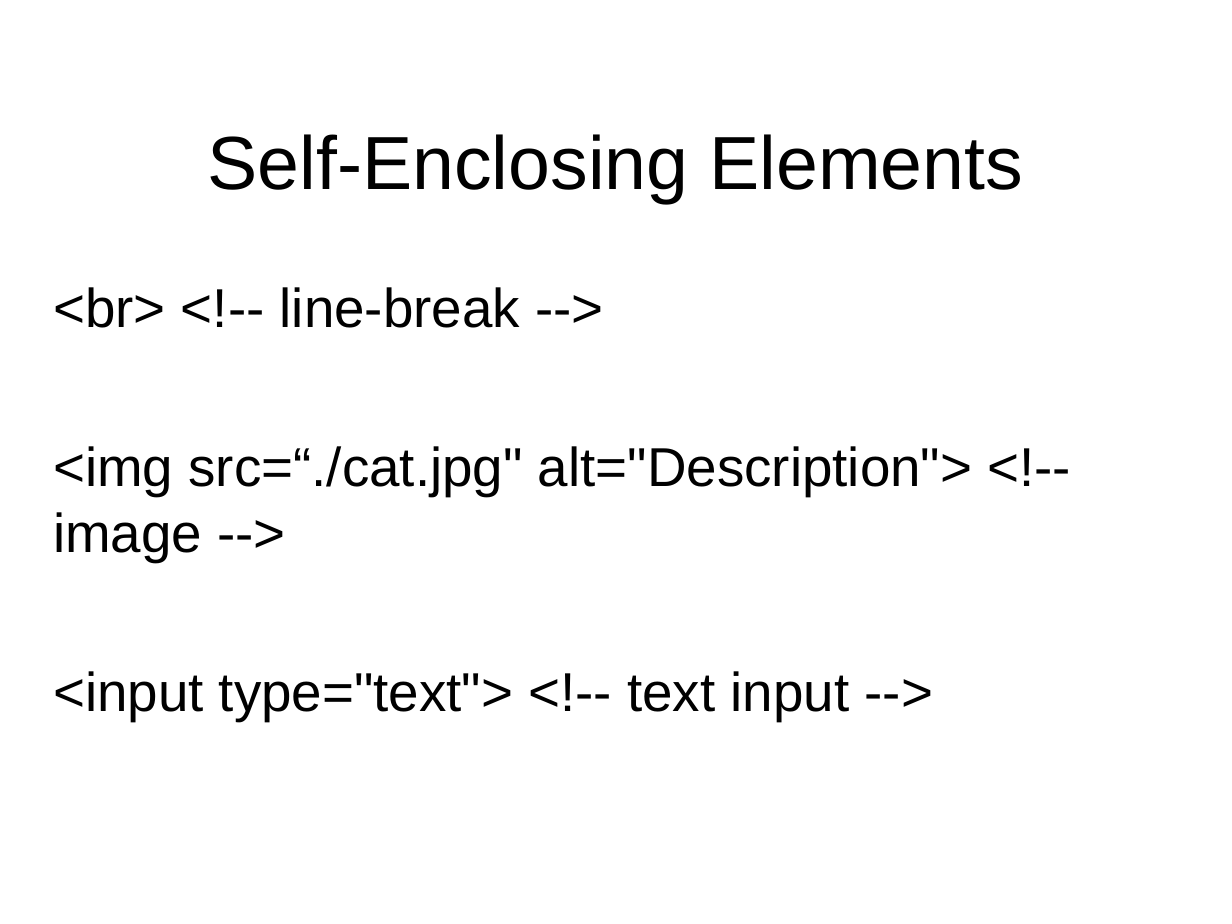
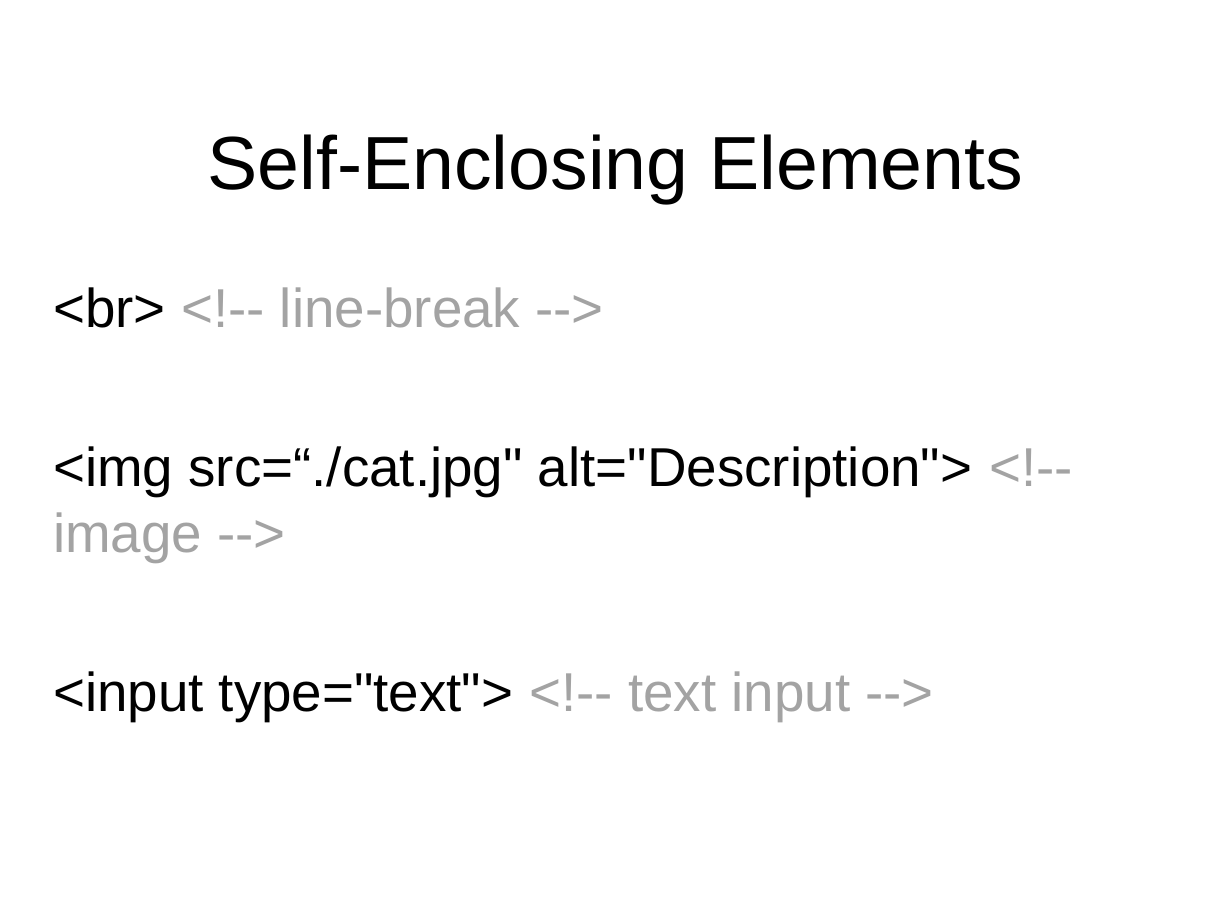
Before and after one commit to octaviordz/zjnu2017.github.io, a slide deck: slide 20 of WAD/lectures/010--Introduction.ppt. Drawn at 1232x924 pixels with LibreOffice and Linux fonts; fonts in the diff are those of the drawing. Boxes give left, top, right and bottom in pixels: in the first picture for what was removed or moved away, otherwise in the second. Text is boxed around its words. In the diff, an @@ line names an element or a change of style, - is before the commit and + after.

```diff
--- a/WAD/lectures/010--Introduction.ppt
+++ b/WAD/lectures/010--Introduction.ppt
@@ text "<br> <!-- line-break -->" at (53, 287, 972, 720): text colour #000000 to #A3A3A3 in "<!-- line-break -->", "<!-- image -->", "<!-- text input -->" @@
```
Also in this commit, not shown: 8 other slides changed, 1 other file.
